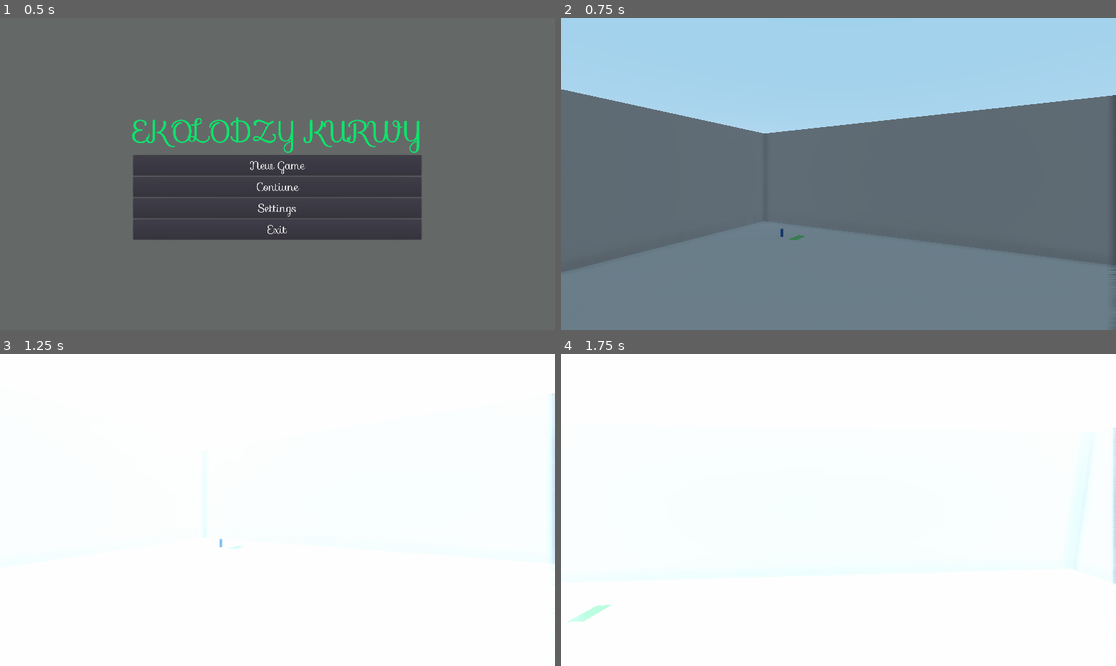
Above: before the commit, frames 1-4 (two rows, left to right).
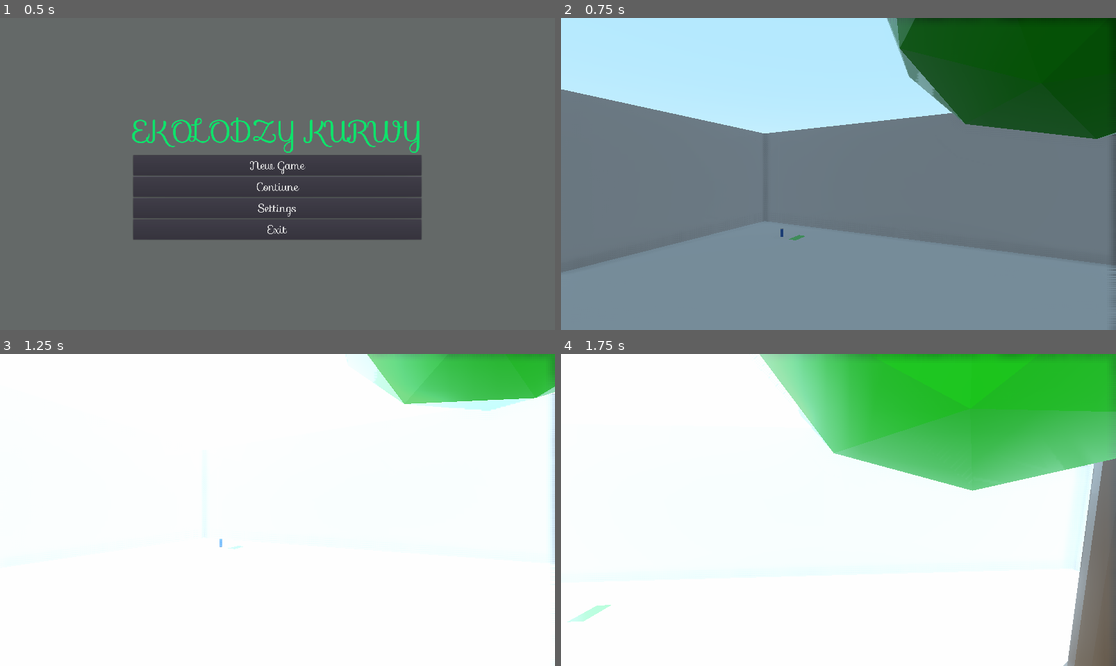
Above: after the commit, the same moments.

Repository: mnkisala/ggez
Game: Godot game, scene res://Scenes/MainSceneOpener.tscn
Two runs of this game, one before a commit and one after it. Both use one fixed random seed, a clock stepped at 60 frames per second and the inputs below.
Inputs (mouse positions are in pixels of both pictures, inside the frame that each line leads up to):
- Up to frame 1 (0.5 s): no input
- Up to frame 2 (0.75 s): click "New Game" at 0.5 s
- Up to frame 3 (1.25 s): no input
- Up to frame 4 (1.75 s): move the mouse to (866, 510) at 1.27 s; hold W (forward) from 1.28 s (still down); tap Space (jump) at 1.52 s

Frame 1 is identical in both runs. In frame 2, 13% of the frame differs, in the area x 58-100%, y 0-39%; in frame 3, 5.2%; in frame 4, 26%, in the area x 35-100%, y 0-100%.

Commit message:
ref: zmien 'worth' na 'points' i drzewo nazwa

Diff:
--- a/Resources/Garbage/BeerCan.tres
+++ b/Resources/Garbage/BeerCan.tres
@@ -6,4 +6,4 @@
 [resource]
 script = ExtResource( 1 )
 model = ExtResource( 2 )
-worth = 100
+points = 100
--- a/Resources/Garbage/Paper.tres
+++ b/Resources/Garbage/Paper.tres
@@ -6,4 +6,4 @@
 [resource]
 script = ExtResource( 1 )
 model = ExtResource( 2 )
-worth = 50
+points = 100
--- a/Scenes/Levels/TestLevel.tscn
+++ b/Scenes/Levels/TestLevel.tscn
@@ -1,6 +1,7 @@
-[gd_scene load_steps=7 format=2]
+[gd_scene load_steps=8 format=2]
 
 [ext_resource path="res://Scenes/Garbage/Paper.tscn" type="PackedScene" id=1]
+[ext_resource path="res://Scenes/Models/Tree.tscn" type="PackedScene" id=2]
 [ext_resource path="res://Models/test_level.glb" type="PackedScene" id=5]
 [ext_resource path="res://Scenes/player.tscn" type="PackedScene" id=13]
 [ext_resource path="res://Scenes/Garbage/BeerCan.tscn" type="PackedScene" id=14]
@@ -39,3 +40,6 @@
 
 [node name="Paper" parent="." instance=ExtResource( 1 )]
 transform = Transform( 1, 0, 0, 0, 1, 0, 0, 0, 1, -15.2689, 0.112729, 11.4706 )
+
+[node name="tree" parent="Paper" instance=ExtResource( 2 )]
+transform = Transform( 1, 0, 0, 0, 1, 0, 0, 0, 1, 6.18734, 2.60275, -20.3025 )
--- /dev/null
+++ b/Scenes/Models/Tree.tscn
@@ -0,0 +1,17 @@
+[gd_scene load_steps=3 format=2]
+
+[ext_resource path="res://Models/tree.gltf" type="PackedScene" id=1]
+
+[sub_resource type="BoxShape" id=1]
+extents = Vector3( 1.13358, 5.00635, 1.15516 )
+
+[node name="tree" instance=ExtResource( 1 )]
+
+[node name="Circle001" parent="." index="0"]
+transform = Transform( 2, 0, 0, 0, 2, 0, 0, 0, 2, 0, 0, 0 )
+
+[node name="StaticBody" type="StaticBody" parent="." index="1"]
+
+[node name="CollisionShape" type="CollisionShape" parent="StaticBody" index="0"]
+transform = Transform( 1, 0, 0, 0, 1, 0, 0, 0, 1, 0, 2.19564, 0 )
+shape = SubResource( 1 )
--- a/Scenes/Models/tree.tscn
+++ /dev/null
@@ -1,8 +0,0 @@
-[gd_scene load_steps=2 format=2]
-
-[ext_resource path="res://Models/tree.gltf" type="PackedScene" id=1]
-
-[node name="tree" instance=ExtResource( 1 )]
-
-[node name="Circle001" parent="." index="0"]
-transform = Transform( 4, 0, 0, 0, 4, 0, 0, 0, 4, 0, 0, 0 )
--- a/Scripts/Garbage.gd
+++ b/Scripts/Garbage.gd
@@ -3,7 +3,7 @@
 
 export(Resource) var resource = null setget _resource_set, _resource_get
 
-var scene
+var scene = null
 
 func _ready():
 	if (resource != null):
@@ -13,7 +13,9 @@
 
 func _resource_set(v):
 	resource = v
-	self.remove_child(scene)
+
+	if (scene != null):
+		self.remove_child(scene)
 	if (resource != null):
 		scene = resource.model.instance()
 		self.add_child(scene)
--- a/Scripts/GarbageRes.gd
+++ b/Scripts/GarbageRes.gd
@@ -1,9 +1,5 @@
 extends Resource
 class_name GarbageRes
 
-export(PackedScene) var model
-export(int) var worth
-
-func _init(p_model = null, p_worth = 100):
-  model = p_model
-  worth = p_worth
+export(PackedScene) var model = null
+export(int) var points = 100
